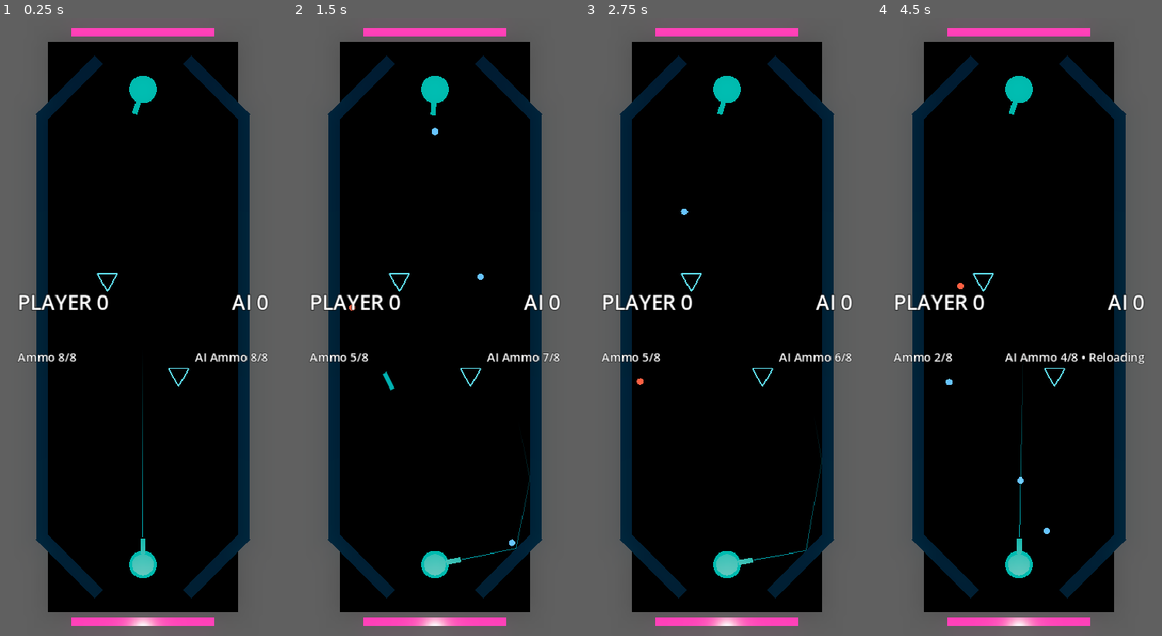
Above: before the commit, frames 1-4 (left to right).
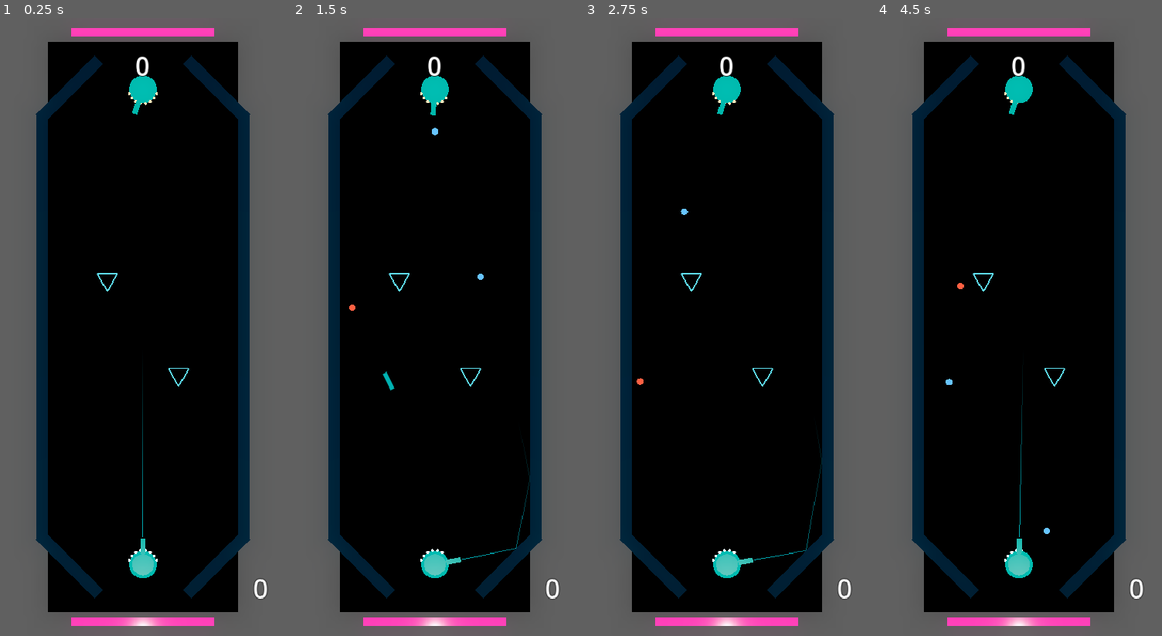
Above: after the commit, the same moments.

Repository: mchambers-mojang/sweet-vinegar-games
Game: Godot game, scene res://carom/scenes/carom_arena.tscn
Two runs of this game, one before a commit and one after it. Both use one fixed random seed, a clock stepped at 60 frames per second and the inputs below. This scene is started directly instead of the project's main scene.
Inputs (mouse positions are in pixels of both pictures, inside the frame that each line leads up to):
- Up to frame 1 (0.25 s): no input
- Up to frame 2 (1.5 s): tap Enter (ui_accept) at 0.5, 0.77 s; move the mouse to (497, 296) at 0.52 s; hold Right (ui_right) 0.53-1.25 s; hold Shift 0.53-1.25 s; click (497, 296) at 0.67 s; drag from (377, 357) to (420, 450) at 1.27 s
- Up to frame 3 (2.75 s): move the mouse to (755, 191) at 2.02 s; hold Right (ui_right) from 2.03 s (still down); tap Ctrl at 2.1 s
- Up to frame 4 (4.5 s): release Right (ui_right) at 2.75 s; drag from (1004, 450) to (933, 234) at 2.77 s; move the mouse to (1104, 419) at 3.52 s; hold Left (ui_left) 3.53-4.25 s; tap C at 3.6 s; tap Enter (ui_accept) at 3.77 s; drag from (933, 234) to (976, 172) at 4.27 s

The runs differ from the first frame. In frame 1, 1.2% of the frame differs, in the area x 6-95%, y 6-95%; in frame 2, 1.2%; in frame 3, 1.1%; in frame 4, 1.3%.

Commit message:
Add 3D ammo ring to turrets, remove text-based ammo/reload labels
Turrets now show a ring of capsule meshes around their base - lit with
team color when loaded, dimmed when spent. This replaces the HUD text
ammo labels entirely. The reload button still has its radial ring for
the player's own ammo at-a-glance.

Co-authored-by: Copilot <223556219+Copilot@users.noreply.github.com>

Diff:
--- a/carom/scenes/carom_arena.tscn
+++ b/carom/scenes/carom_arena.tscn
@@ -247,65 +247,47 @@
 grow_horizontal = 2
 grow_vertical = 2
 theme_override_constants/margin_left = 24
-theme_override_constants/margin_top = 24
+theme_override_constants/margin_top = 40
 theme_override_constants/margin_right = 24
-theme_override_constants/margin_bottom = 24
+theme_override_constants/margin_bottom = 40
 
 [node name="VBoxContainer" type="VBoxContainer" parent="HUD/MarginContainer"]
 layout_mode = 2
-size_flags_vertical = 4
-alignment = 1
-theme_override_constants/separation = 10
-
-[node name="TopBar" type="HBoxContainer" parent="HUD/MarginContainer/VBoxContainer"]
-layout_mode = 2
-theme_override_constants/separation = 18
-
-[node name="PlayerScoreLabel" type="Label" parent="HUD/MarginContainer/VBoxContainer/TopBar"]
-unique_name_in_owner = true
-text = "PLAYER 0"
-theme_override_font_sizes/font_size = 28
+size_flags_vertical = 3
+
+[node name="AIScoreLabel" type="Label" parent="HUD/MarginContainer/VBoxContainer"]
+unique_name_in_owner = true
+layout_mode = 2
+text = "0"
+theme_override_font_sizes/font_size = 36
 theme_override_colors/font_outline_color = Color(0, 0, 0, 1)
 theme_override_constants/outline_size = 4
-
-[node name="Spacer" type="Control" parent="HUD/MarginContainer/VBoxContainer/TopBar"]
-layout_mode = 2
-size_flags_horizontal = 3
-
-[node name="AIScoreLabel" type="Label" parent="HUD/MarginContainer/VBoxContainer/TopBar"]
-unique_name_in_owner = true
-text = "AI 0"
-theme_override_font_sizes/font_size = 28
-theme_override_colors/font_outline_color = Color(0, 0, 0, 1)
-theme_override_constants/outline_size = 4
-horizontal_alignment = 2
+horizontal_alignment = 1
+
+[node name="Spacer" type="Control" parent="HUD/MarginContainer/VBoxContainer"]
+layout_mode = 2
+size_flags_vertical = 3
 
 [node name="StatusLabel" type="Label" parent="HUD/MarginContainer/VBoxContainer"]
 unique_name_in_owner = true
-text = "Loading Carom prototype..."
+layout_mode = 2
+text = ""
 theme_override_font_sizes/font_size = 16
 theme_override_colors/font_outline_color = Color(0, 0, 0, 1)
 theme_override_constants/outline_size = 3
 horizontal_alignment = 1
 autowrap_mode = 2
 
-[node name="AmmoBar" type="HBoxContainer" parent="HUD/MarginContainer/VBoxContainer"]
-layout_mode = 2
-theme_override_constants/separation = 18
-
-[node name="PlayerAmmoLabel" type="Label" parent="HUD/MarginContainer/VBoxContainer/AmmoBar"]
-unique_name_in_owner = true
-text = "Ammo 8/8"
+[node name="Spacer2" type="Control" parent="HUD/MarginContainer/VBoxContainer"]
+layout_mode = 2
+size_flags_vertical = 3
+
+[node name="PlayerScoreLabel" type="Label" parent="HUD/MarginContainer/VBoxContainer"]
+unique_name_in_owner = true
+layout_mode = 2
+text = "0"
+theme_override_font_sizes/font_size = 36
 theme_override_colors/font_outline_color = Color(0, 0, 0, 1)
-theme_override_constants/outline_size = 3
-
-[node name="AmmoSpacer" type="Control" parent="HUD/MarginContainer/VBoxContainer/AmmoBar"]
-layout_mode = 2
-size_flags_horizontal = 3
-
-[node name="AIAmmoLabel" type="Label" parent="HUD/MarginContainer/VBoxContainer/AmmoBar"]
-unique_name_in_owner = true
-text = "AI Ammo 8/8"
-theme_override_colors/font_outline_color = Color(0, 0, 0, 1)
-theme_override_constants/outline_size = 3
+theme_override_constants/outline_size = 4
+horizontal_alignment = 1
 horizontal_alignment = 2
--- a/carom/scripts/carom_hud.gd
+++ b/carom/scripts/carom_hud.gd
@@ -12,8 +12,6 @@
 @onready var player_score_label: Label = %PlayerScoreLabel
 @onready var ai_score_label: Label = %AIScoreLabel
 @onready var status_label: Label = %StatusLabel
-@onready var player_ammo_label: Label = %PlayerAmmoLabel
-@onready var ai_ammo_label: Label = %AIAmmoLabel
 
 var _game_over_panel: Control = null
 var _debug_label: Label = null
@@ -32,8 +30,8 @@
 
 
 func update_scores(player_score: int, ai_score: int) -> void:
-	player_score_label.text = "PLAYER %d" % player_score
-	ai_score_label.text = "AI %d" % ai_score
+	player_score_label.text = "%d" % player_score
+	ai_score_label.text = "%d" % ai_score
 
 
 func update_status(text: String) -> void:
@@ -41,19 +39,12 @@
 
 
 func update_player_ammo(current_ammo: int, max_ammo: int, is_reloading: bool) -> void:
-	player_ammo_label.text = "Ammo %d/%d%s" % [
-		current_ammo, max_ammo,
-		" • Reloading" if is_reloading else "",
-	]
 	if _reload_button:
 		_reload_button.update_ammo(current_ammo, max_ammo, is_reloading)
 
 
-func update_ai_ammo(current_ammo: int, max_ammo: int, is_reloading: bool) -> void:
-	ai_ammo_label.text = "AI Ammo %d/%d%s" % [
-		current_ammo, max_ammo,
-		" • Reloading" if is_reloading else "",
-	]
+func update_ai_ammo(_current_ammo: int, _max_ammo: int, _is_reloading: bool) -> void:
+	pass
 
 
 func show_game_over(winner: String, player_score: int, ai_score: int, current_difficulty: int) -> void:
--- a/carom/scripts/carom_turret.gd
+++ b/carom/scripts/carom_turret.gd
@@ -39,6 +39,8 @@
 var _rng: RandomNumberGenerator = RandomNumberGenerator.new()
 var _aim_projection: CaromAimProjection = null
 var _aim_projection_distance: float = 0.0
+var _ammo_indicators: Array[MeshInstance3D] = []
+var _ammo_ring_node: Node3D = null
 
 ## Input provider (CaromHumanInput or CaromAI)
 var input: CaromTurretInput = null
@@ -53,6 +55,8 @@
 	_rng.randomize()
 	current_ammo = clip_size
 	_update_rotation()
+	_create_ammo_ring()
+	ammo_changed.connect(_on_ammo_changed_visual)
 	ammo_changed.emit(current_ammo, clip_size)
 	_ensure_aim_projection()
 	# Default to human input if not configured yet
@@ -239,3 +243,73 @@
 		return
 	var direction := -projectile_spawn.global_transform.basis.z.normalized()
 	_aim_projection.update_projection(projectile_spawn.global_position, direction)
+
+
+# --- Ammo ring (3D visual on turret base) ---
+
+const AMMO_RING_RADIUS: float = 0.6
+const AMMO_BULLET_RADIUS: float = 0.06
+const AMMO_BULLET_HEIGHT: float = 0.2
+
+func _create_ammo_ring() -> void:
+	_ammo_ring_node = Node3D.new()
+	_ammo_ring_node.name = "AmmoRing"
+	# Ring stays world-aligned (doesn't rotate with turret aim)
+	get_parent().call_deferred("add_child", _ammo_ring_node)
+	call_deferred("_build_ammo_indicators")
+
+
+func _build_ammo_indicators() -> void:
+	_ammo_ring_node.global_position = global_position + Vector3(0.0, 0.15, 0.0)
+	_ammo_indicators.clear()
+
+	var arc_start := -PI * 0.4
+	var arc_end := PI * 0.4
+	var arc_span := arc_end - arc_start
+
+	for i in clip_size:
+		var angle := arc_start + (arc_span * float(i) / float(maxi(clip_size - 1, 1)))
+		# Offset behind the turret (positive Z is toward player's own goal)
+		var offset := Vector3(sin(angle) * AMMO_RING_RADIUS, 0.0, cos(angle) * AMMO_RING_RADIUS)
+		if side == &"north":
+			offset.z = -offset.z
+
+		var mesh_inst := MeshInstance3D.new()
+		var capsule := CapsuleMesh.new()
+		capsule.radius = AMMO_BULLET_RADIUS
+		capsule.height = AMMO_BULLET_HEIGHT
+		mesh_inst.mesh = capsule
+
+		var mat := StandardMaterial3D.new()
+		mat.albedo_color = team_color
+		mat.emission_enabled = true
+		mat.emission = team_color
+		mat.emission_energy_multiplier = 2.0
+		mesh_inst.material_override = mat
+
+		mesh_inst.position = offset
+		_ammo_ring_node.add_child(mesh_inst)
+		_ammo_indicators.append(mesh_inst)
+
+	_update_ammo_visuals()
+
+
+func _update_ammo_visuals() -> void:
+	for i in _ammo_indicators.size():
+		var indicator := _ammo_indicators[i]
+		var mat := indicator.material_override as StandardMaterial3D
+		if i < current_ammo:
+			mat.albedo_color = team_color
+			mat.emission = team_color
+			mat.emission_energy_multiplier = 2.0
+			indicator.scale = Vector3.ONE
+		else:
+			mat.albedo_color = team_color * 0.2
+			mat.emission = team_color * 0.1
+			mat.emission_energy_multiplier = 0.2
+			indicator.scale = Vector3(0.6, 0.6, 0.6)
+
+
+func _on_ammo_changed_visual(_current: int, _max: int) -> void:
+	if _ammo_indicators.size() > 0:
+		_update_ammo_visuals()
